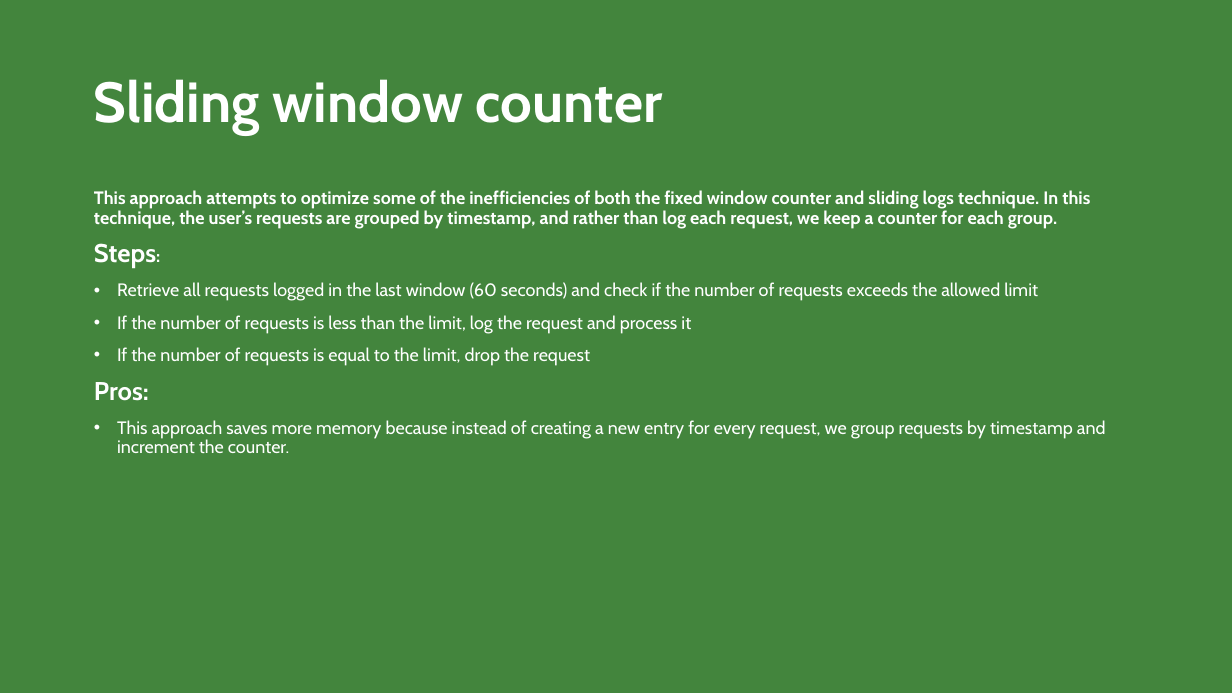
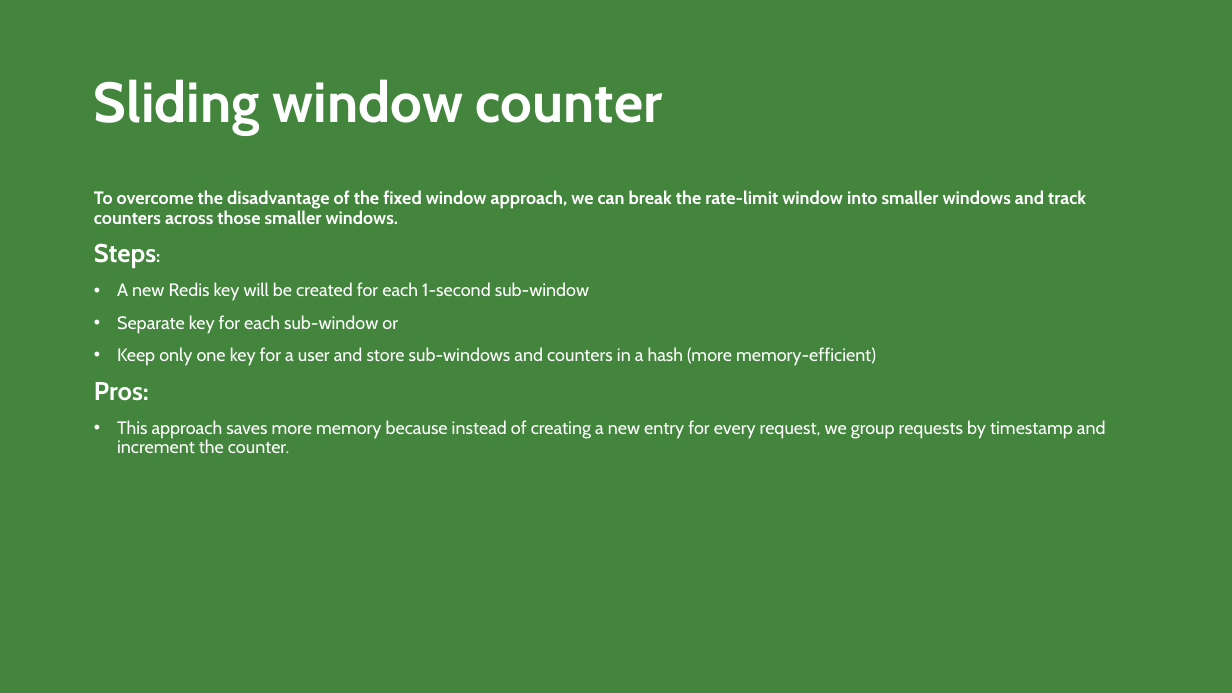
Before and after one commit to hamedhafezi/ppt, a slide deck: slide 7 of BK.pptx (slide 9 before the commit). Drawn at 1232x693 pixels with LibreOffice and Linux fonts; fonts in the diff are those of the drawing. Boxes give left, top, right and bottom in pixels: in the first picture for what was removed or moved away, otherwise in the second. Text is boxed around its words. In the diff, an @@ line names an element or a change of style, - is before the commit and + after.

Commit message:
Add DTO

```diff
--- a/BK.pptx
+++ b/BK.pptx
@@ text at (x1=94, y1=190, x2=1086, y2=224): text changed @@
-This approach attempts to optimize some of the inefficiencies of both the fixed window counter and sliding logs technique. In this technique, the user’s requests are grouped by timestamp, and rather than log each request, we keep a counter for each group.
+To overcome the disadvantage of the fixed window approach, we can break the rate-limit window into smaller windows and track counters across those smaller windows.
@@ text at (x1=117, y1=282, x2=876, y2=366): text changed @@
-• Retrieve all requests logged in the last window (60 seconds) and check if the number of requests exceeds the allowed limit
-• If the number of requests is less than the limit, log the request and process it
-• If the number of requests is equal to the limit, drop the request
+• A new Redis key will be created for each 1-second sub-window
+• Separate key for each sub-window or
+• Keep only one key for a user and store sub-windows and counters in a hash (more memory-efficient)
```
Also in this commit, not shown: 4 other slides changed, 6 slides added.
